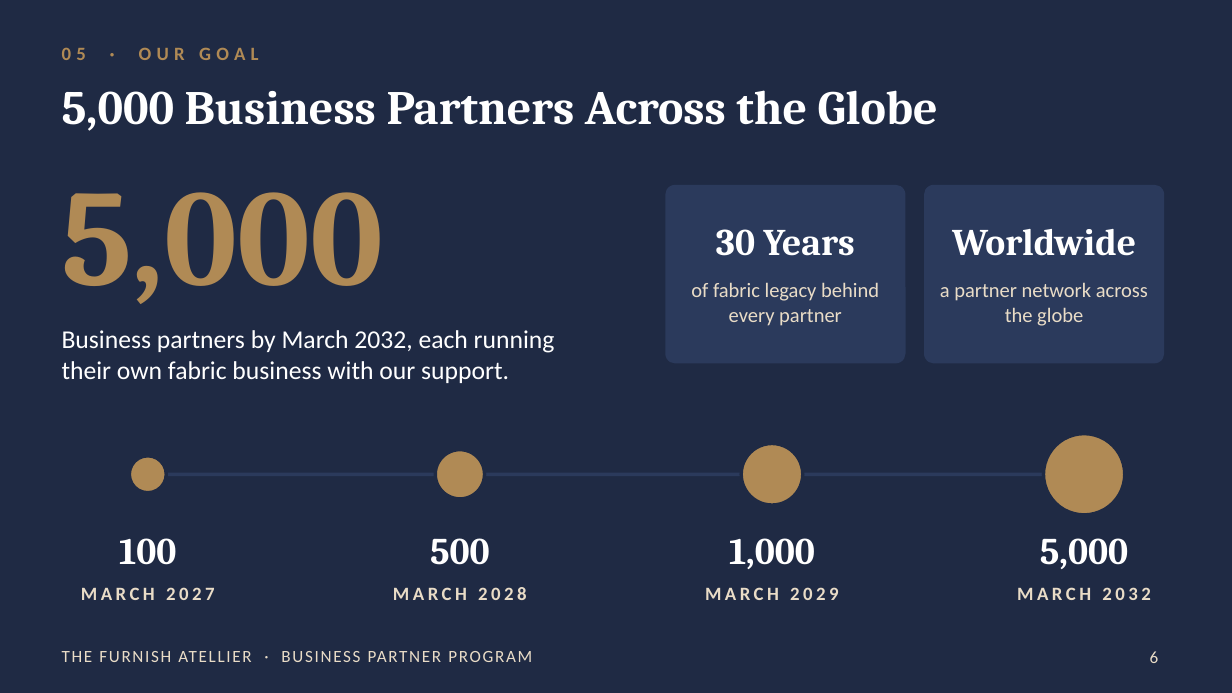
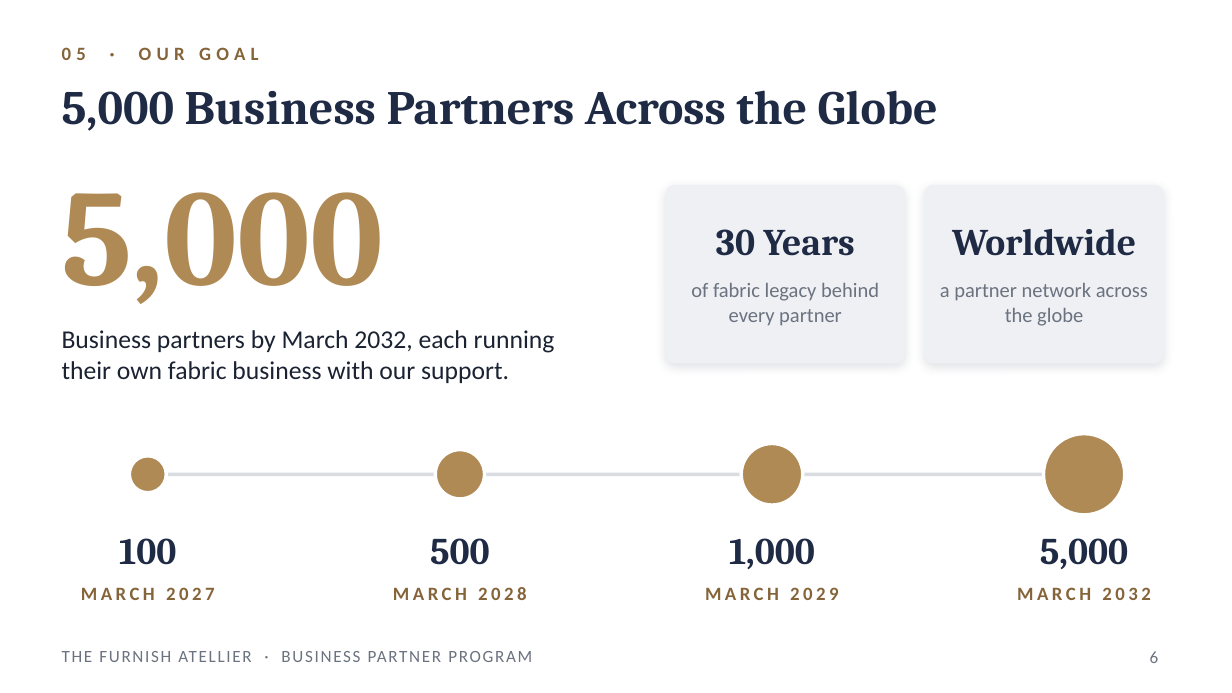
Before and after one commit to adybuildcon-a11y/adybuildcon, a slide deck: slide 6 of partner-deck/The_Furnish_Atellier_Partner_Program.pptx. Drawn at 1232x693 pixels with LibreOffice and Linux fonts; fonts in the diff are those of the drawing. Boxes give left, top, right and bottom in pixels: in the first picture for what was removed or moved away, otherwise in the second. Text is boxed around its words. In the diff, an @@ line names an element or a change of style, - is before the commit and + after.

```diff
--- a/partner-deck/The_Furnish_Atellier_Partner_Program.pptx
+++ b/partner-deck/The_Furnish_Atellier_Partner_Program.pptx
@@ background #1F2A44 to #FFFFFF @@
@@ text "05 · OUR GOAL" at box(62, 47, 258, 60): text colour #B08A55 to #86643A @@
@@ rounded rectangle at box(665, 185, 906, 363): fill #2B3A5C to #EEF0F3; shadow on @@
@@ rounded rectangle at box(924, 185, 1164, 363): fill #2B3A5C to #EEF0F3; shadow on @@
@@ text "Business partners by March 2032, ..." at box(62, 330, 555, 383): text colour #FFFFFF to #1B2333 @@
@@ outline #1F2A44 2 pt to #FFFFFF 2 pt in 4 elements at box(129, 456, 166, 493), box(435, 450, 484, 499), box(742, 444, 803, 505), box(1044, 434, 1125, 515) @@
@@ line (148, 474) - (1084, 474): stroke #2B3A5C 2 pt to #D9DCE1 2 pt @@
@@ text colour #FFFFFF to #1F2A44 in 7 elements at box(62, 90, 938, 131), box(716, 229, 855, 256), box(952, 229, 1136, 256), box(119, 538, 176, 565), box(430, 538, 490, 565), box(729, 538, 815, 569), box(1040, 538, 1128, 569) @@
@@ text colour #E9DCC7 to #86643A in 4 elements at box(81, 587, 215, 600), box(393, 587, 527, 600), box(705, 587, 839, 600), box(1017, 587, 1151, 600) @@
@@ text colour #E9DCC7 to #6B7280 in 4 elements at box(691, 283, 879, 326), box(940, 283, 1148, 326), box(1150, 651, 1159, 663), box(62, 651, 532, 662) @@
```
Also in this commit, not shown: 3 other slides changed, 2 other files.
